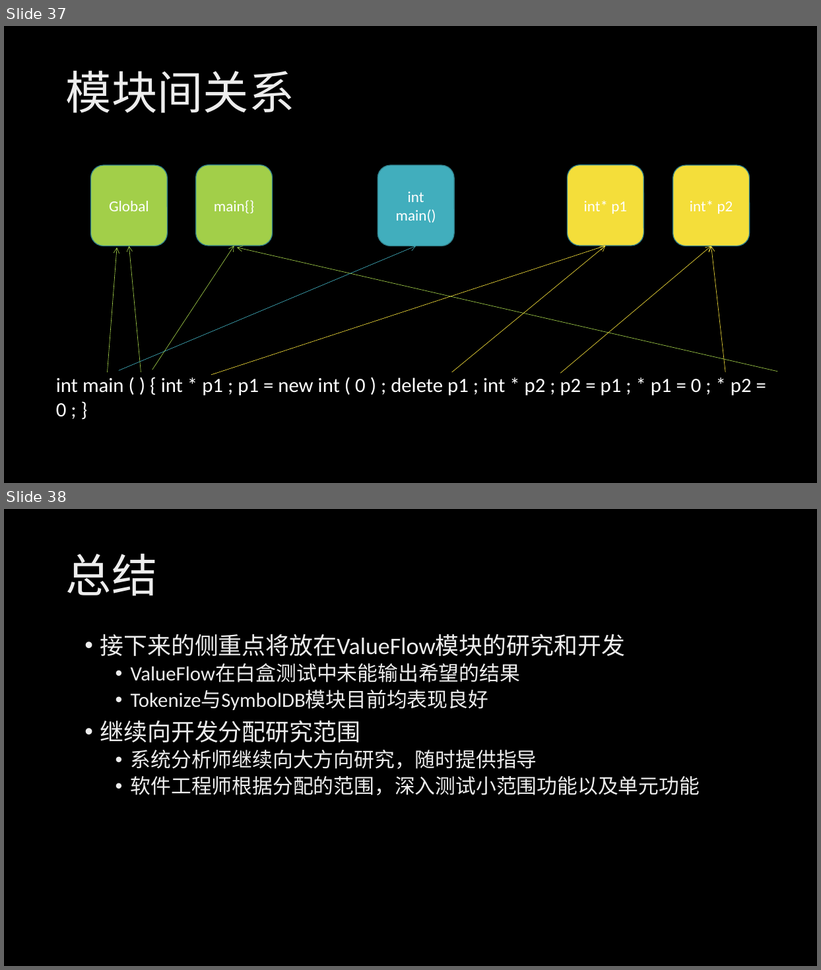
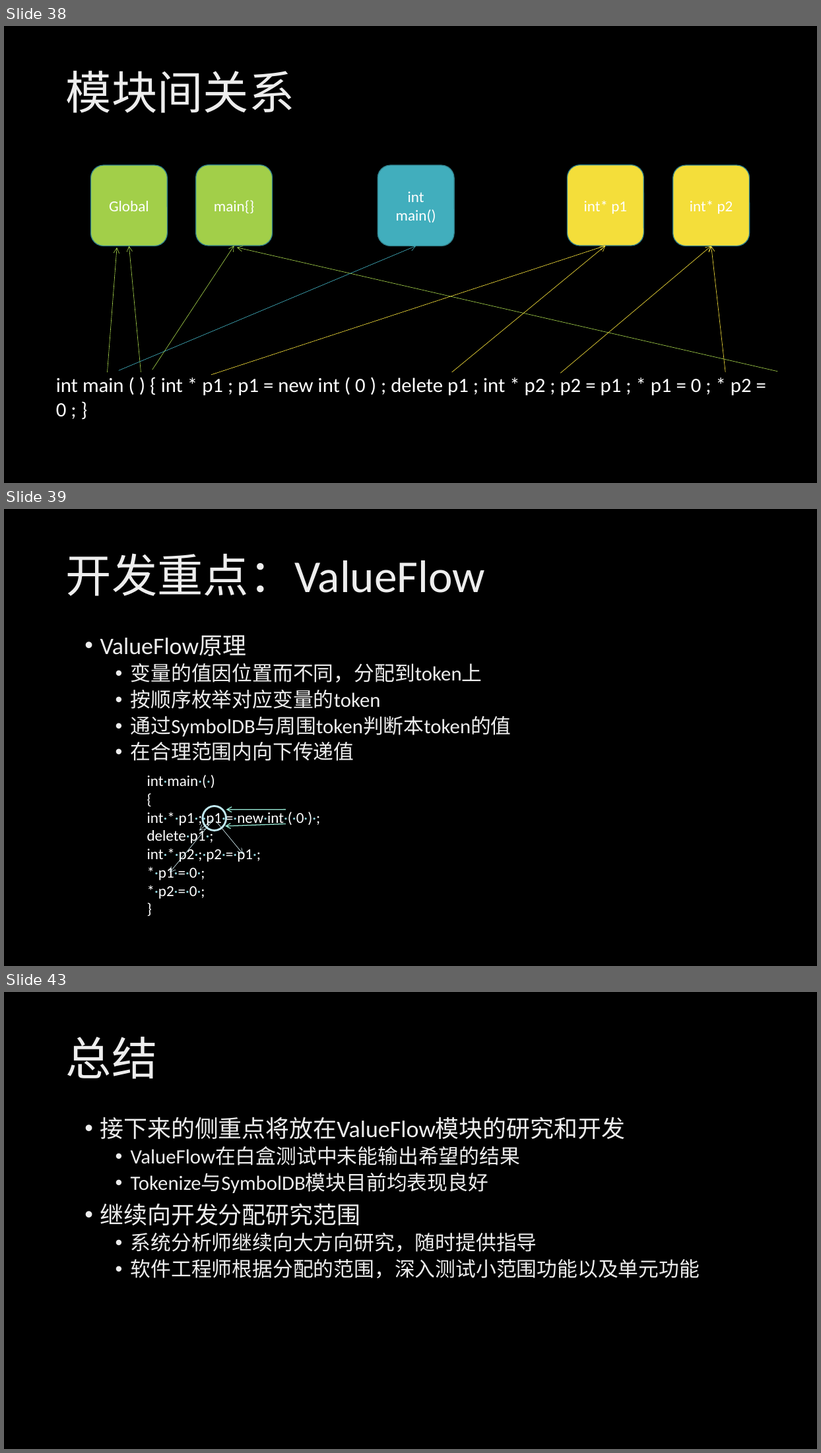
Before and after one commit to HSCppcheck/Cppcheck, a slide deck: 汇报/第六周课堂汇报.pptx. Shown one above the other, each under a label of ours: slides 37 and 38 before the commit, slides 38, 39 and 43 after it; the slides between them are not shown. The pictures are 821x970 and 821x1453 pixels, drawn with LibreOffice and Linux fonts; fonts in the diff are those of the drawing; background and template pictures are left out. Boxes give left, top, right and bottom in pixels: in the first picture for what was removed or moved away, otherwise in the second. Text is boxed around its words. In the diff, an @@ line names an element or a change of style, - is before the commit and + after.

```diff
--- a/汇报/第六周课堂汇报.pptx
+++ b/汇报/第六周课堂汇报.pptx
@@ slide 39 added at (4, 509, 817, 966), background picture (left out) @@
@@ title added at (66, 553, 485, 596), 54 pt, text gradient #BFBFBF to #EDEDED to #FFFFFF @@
+开发重点：ValueFlow
@@ text added at (100, 635, 512, 761), 24 pt, text gradient #BFBFBF to #EDEDED to #FFFFFF @@
+• ValueFlow原理
+  • 变量的值因位置而不同，分配到token上
+  • 按顺序枚举对应变量的token
+  • 通过SymbolDB与周围token判断本token的值
+  • 在合理范围内向下传递值
@@ text added at (147, 775, 321, 899), 18 pt, text #FFFFFF @@
+  int·main·(·)
+  {
+  int·*·p1·;·p1·=·new·int·(·0·)·;
+  delete·p1·;
+  int·*·p2·;·p2·=·p1·;
+  *·p1·=·0·;
+  *·p2·=·0·;
+  }
@@ arrow added from (214, 820) to (170, 873), #D4EFF4 0.5 pt @@
@@ arrow added from (213, 820) to (199, 831), #D4EFF4 0.5 pt @@
@@ ellipse added at (203, 807, 226, 831), outline #BFE7EF 2.25 pt @@
@@ arrow added from (217, 821) to (243, 854), #D4EFF4 0.5 pt @@
@@ arrow added from (286, 824) to (225, 826), #97E9D5 1 pt @@
@@ arrow added from (286, 810) to (226, 810), #97E9D5 1 pt @@
@@ what was slide 37 is now slide 38 @@
@@ what was slide 38 is now slide 43 @@
```
Also in this commit, not shown: 3 slides changed, 4 other slides added.
